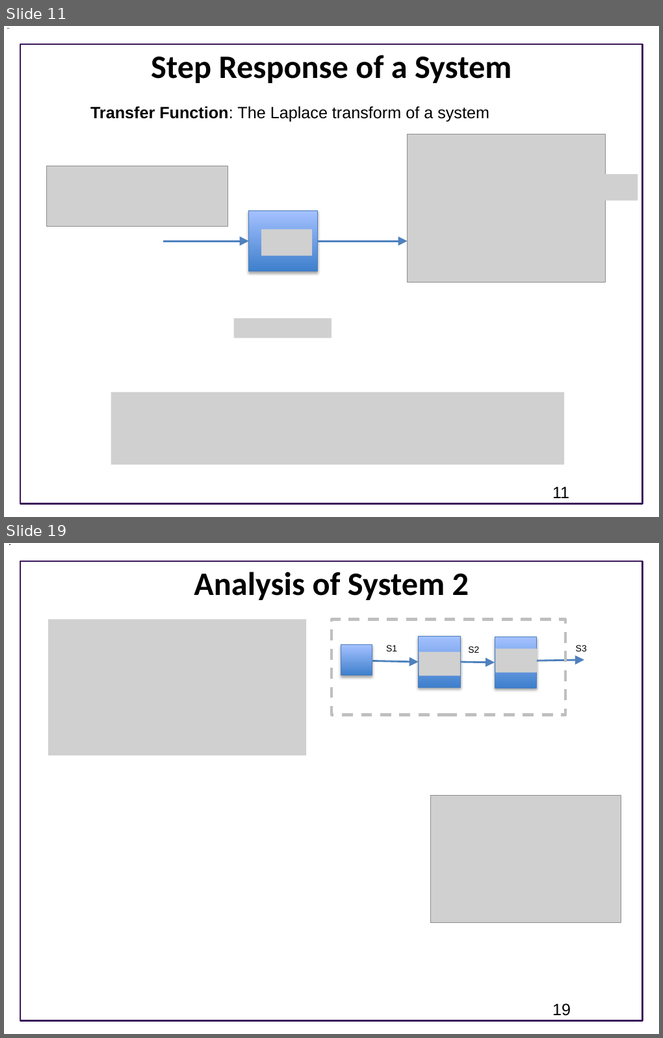
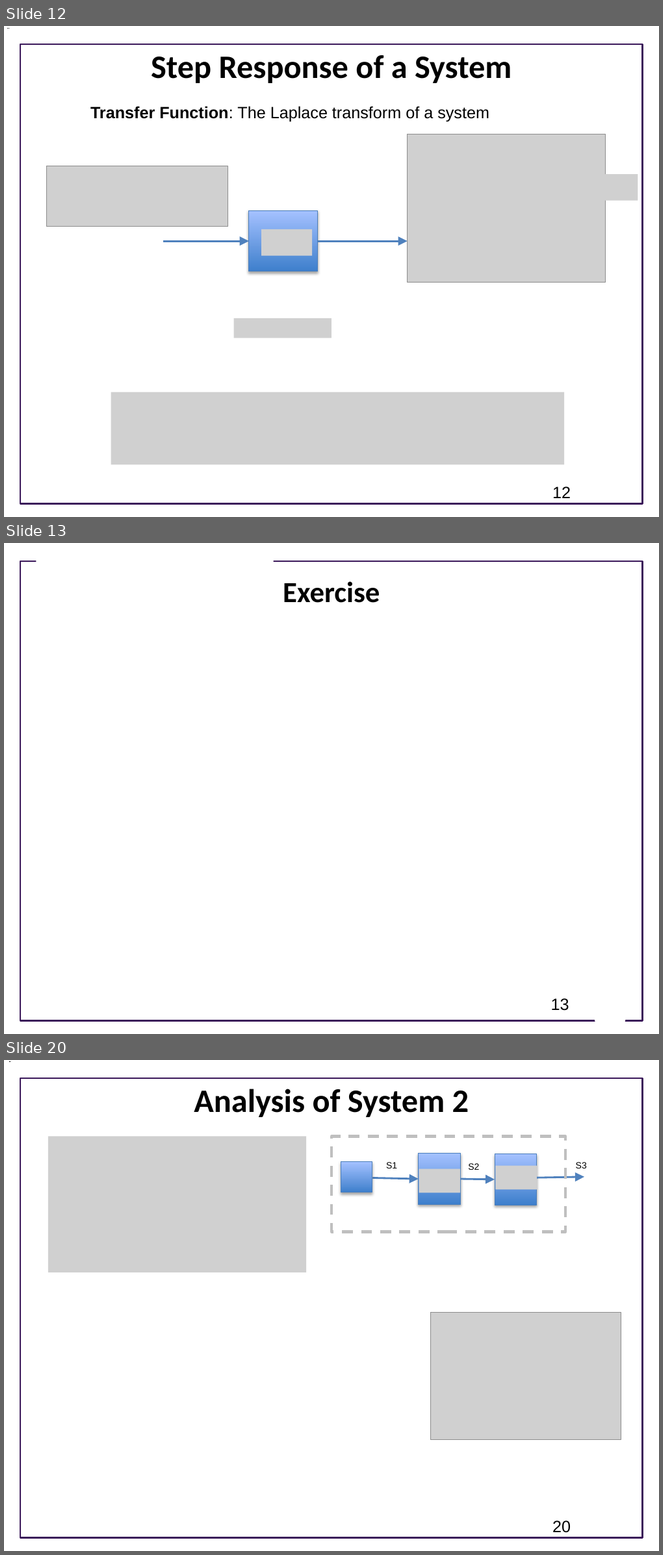
Before and after one commit to joseph-hellerstein/advanced-controls-lectures, a slide deck: Lecture_7-Laplace-Transforms/Laplace-Transforms.pptx. Shown one above the other, each under a label of ours: slides 11 and 19 before the commit, slides 12, 13 and 20 after it; the slides between them are not shown. The pictures are 663x1038 and 663x1555 pixels, drawn with LibreOffice and Linux fonts; fonts in the diff are those of the drawing; grey boxes stand for pictures; background and template pictures are left out. Boxes give left, top, right and bottom in pixels: in the first picture for what was removed or moved away, otherwise in the second. Text is boxed around its words. In the diff, an @@ line names an element or a change of style, - is before the commit and + after.

```diff
--- a/Lecture_7-Laplace-Transforms/Laplace-Transforms.pptx
+++ b/Lecture_7-Laplace-Transforms/Laplace-Transforms.pptx
@@ slide 13 added at bbox=[4, 543, 659, 1034], background #FFFFFF; not listed: 1 template element that a slide beside it also shows @@
@@ rectangle added at bbox=[36, 554, 273, 570], fill #FFFFFF @@
@@ title added at bbox=[283, 581, 380, 603], 32 pt, text #000000, bold @@
+Exercise
@@ page number added at bbox=[551, 999, 570, 1011], 18 pt, text #000000 @@
+13
@@ trapezoid added at bbox=[589, 998, 631, 1026], fill #FFFFFF @@
@@ what was slide 11 is now slide 12 @@
@@ page number at bbox=[553, 487, 571, 499]: text changed @@
-11
+12
@@ what was slide 19 is now slide 20 @@
@@ page number at bbox=[553, 1521, 571, 1533]: text changed @@
-19
+20
```
Also in this commit, not shown: 9 slides changed, 2 other slides added, 1 slide removed.
